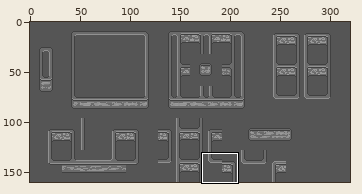
Sprite sheet: AKJ11/Assets/Resources/Images/Tilesets/blob_height.png. The picture above shows the old version from afar; the outline marks the close-up.
Close-up. The starting point:
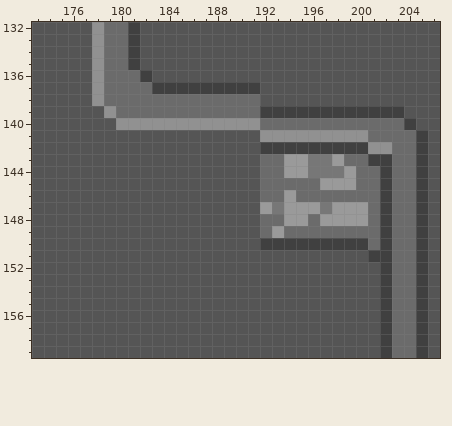
The file is 320x160 pixels. Colours within 5 levels of each other are drawn and written as one. Shown: x 173..206, y 132..159. The commit also changed other parts of the picture, which this record leaves out.
After:
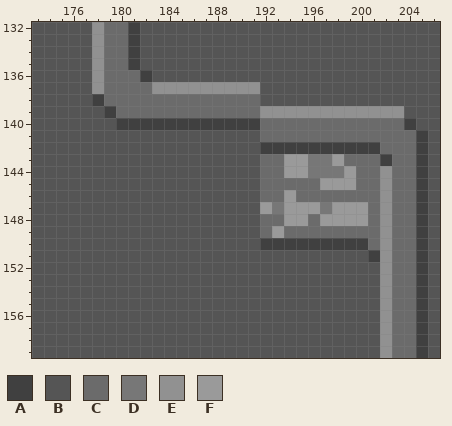
Palette (. is transparent): A #404040  B #555555  C #6b6b6b  D #777777  E #919191  F #9a9a9a
What changed:
@@ x 173..206 @@
 136 BBBBBECCCABBBBBBBBBBBBBBBBBBBBBBBB
-137 BBBBBECCCCAAAAAAAAABBBBBBBBBBBBBBB
-138 BBBBBECCCCCCCCCCCCCBBBBBBBBBBBBBBB
-139 BBBBBBECCCCCCCCCCCCAAAAAAAAAAAABBB
-140 BBBBBBBEEEEEEEEEEEECCCCCCCCCCCCABB
-141 BBBBBBBBBBBBBBBBBBBEEEEEEEEECCCCAB
-142 BBBBBBBBBBBBBBBBBBBAAAAAAAAAEECCAB
-143 BBBBBBBBBBBBBBBBBBBCCFFDDFCCAACCAB
-144 BBBBBBBBBBBBBBBBBBBCCFFDDDFCCACCAB
-145 BBBBBBBBBBBBBBBBBBBCCCCCFFFCCACCAB
-146 BBBBBBBBBBBBBBBBBBBCCFCCCCCCCACCAB
-147 BBBBBBBBBBBBBBBBBBBFDFFFDFFFCACCAB
-148 BBBBBBBBBBBBBBBBBBBCCFFCFFFFCACCAB
-149 BBBBBBBBBBBBBBBBBBBCFCCCCCCCCACCAB
-150 BBBBBBBBBBBBBBBBBBBAAAAAAAAACACCAB
-151 BBBBBBBBBBBBBBBBBBBBBBBBBBBBAACCAB
-152 BBBBBBBBBBBBBBBBBBBBBBBBBBBBBACCAB
-153 BBBBBBBBBBBBBBBBBBBBBBBBBBBBBACCAB
-154 BBBBBBBBBBBBBBBBBBBBBBBBBBBBBACCAB
-155 BBBBBBBBBBBBBBBBBBBBBBBBBBBBBACCAB
-156 BBBBBBBBBBBBBBBBBBBBBBBBBBBBBACCAB
-157 BBBBBBBBBBBBBBBBBBBBBBBBBBBBBACCAB
-158 BBBBBBBBBBBBBBBBBBBBBBBBBBBBBACCAB
-159 BBBBBBBBBBBBBBBBBBBBBBBBBBBBBACCAB
+137 BBBBBECCCCEEEEEEEEEBBBBBBBBBBBBBBB
+138 BBBBBACCCCCCCCCCCCCBBBBBBBBBBBBBBB
+139 BBBBBBACCCCCCCCCCCCEEEEEEEEEEEEBBB
+140 BBBBBBBAAAAAAAAAAAACCCCCCCCCCCCABB
+141 BBBBBBBBBBBBBBBBBBBCCCCCCCCCCCCCAB
+142 BBBBBBBBBBBBBBBBBBBAAAAAAAAAACCCAB
+143 BBBBBBBBBBBBBBBBBBBCCFFDDFCCCACCAB
+144 BBBBBBBBBBBBBBBBBBBCCFFDDDFCCECCAB
+145 BBBBBBBBBBBBBBBBBBBCCCCCFFFCCECCAB
+146 BBBBBBBBBBBBBBBBBBBCCFCCCCCCCECCAB
+147 BBBBBBBBBBBBBBBBBBBFDFFFDFFFCECCAB
+148 BBBBBBBBBBBBBBBBBBBCCFFCFFFFCECCAB
+149 BBBBBBBBBBBBBBBBBBBCFCCCCCCCCECCAB
+150 BBBBBBBBBBBBBBBBBBBAAAAAAAAACECCAB
+151 BBBBBBBBBBBBBBBBBBBBBBBBBBBBAECCAB
+152 BBBBBBBBBBBBBBBBBBBBBBBBBBBBBECCAB
+153 BBBBBBBBBBBBBBBBBBBBBBBBBBBBBECCAB
+154 BBBBBBBBBBBBBBBBBBBBBBBBBBBBBECCAB
+155 BBBBBBBBBBBBBBBBBBBBBBBBBBBBBECCAB
+156 BBBBBBBBBBBBBBBBBBBBBBBBBBBBBECCAB
+157 BBBBBBBBBBBBBBBBBBBBBBBBBBBBBECCAB
+158 BBBBBBBBBBBBBBBBBBBBBBBBBBBBBECCAB
+159 BBBBBBBBBBBBBBBBBBBBBBBBBBBBBECCAB
Boxes around the changes in both close-ups, in picture pixels (x1, y1, x2, y2):
changed: (92, 82, 404, 358)
